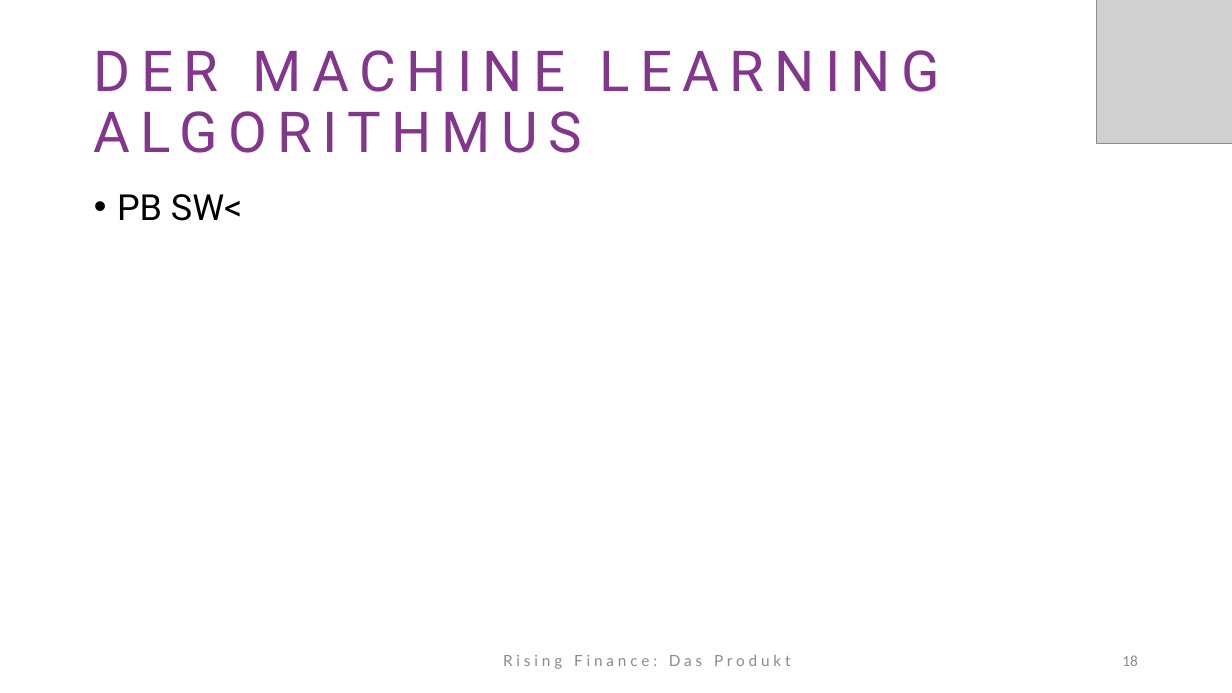
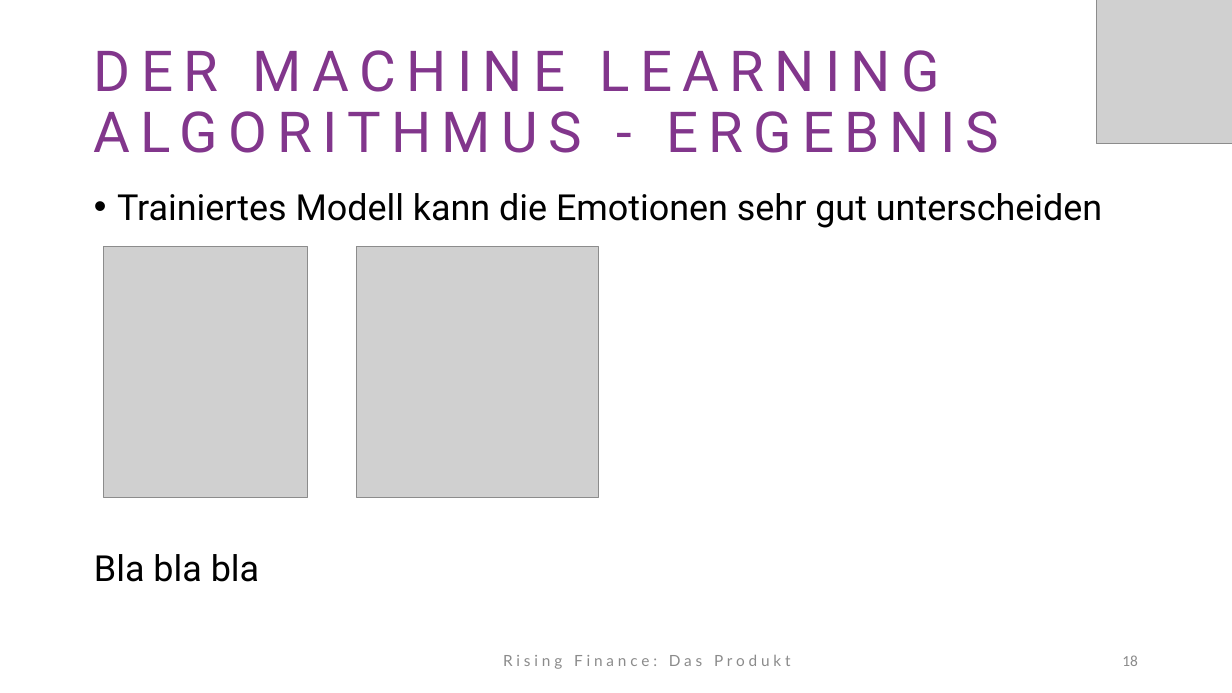
Before and after one commit to LennartFertig/Fallstudie-Rising-Finance, a slide deck: slide 18 of Abschlusspräsentation.pptx. Drawn at 1232x693 pixels with LibreOffice and Linux fonts; fonts in the diff are those of the drawing; grey boxes stand for pictures. Boxes give left, top, right and bottom in pixels: in the first picture for what was removed or moved away, otherwise in the second. Text is boxed around its words. In the diff, an @@ line names an element or a change of style, - is before the commit and + after.

```diff
--- a/Abschlusspräsentation.pptx
+++ b/Abschlusspräsentation.pptx
@@ title at (94,50,999,153): text changed @@
-DER MACHINE LEARNING ALGORITHMUS
+DER MACHINE LEARNING ALGORITHMUS - ERGEBNIS
@@ text at (94,193,1102,582): text changed @@
-• PB SW<
+• Trainiertes Modell kann die Emotionen sehr gut unterscheiden
+Bla bla bla
@@ picture added at (104,246,307,497) @@
@@ picture added at (357,246,598,497) @@
```
Also in this commit, not shown: 6 other slides changed, 1 slide added.
